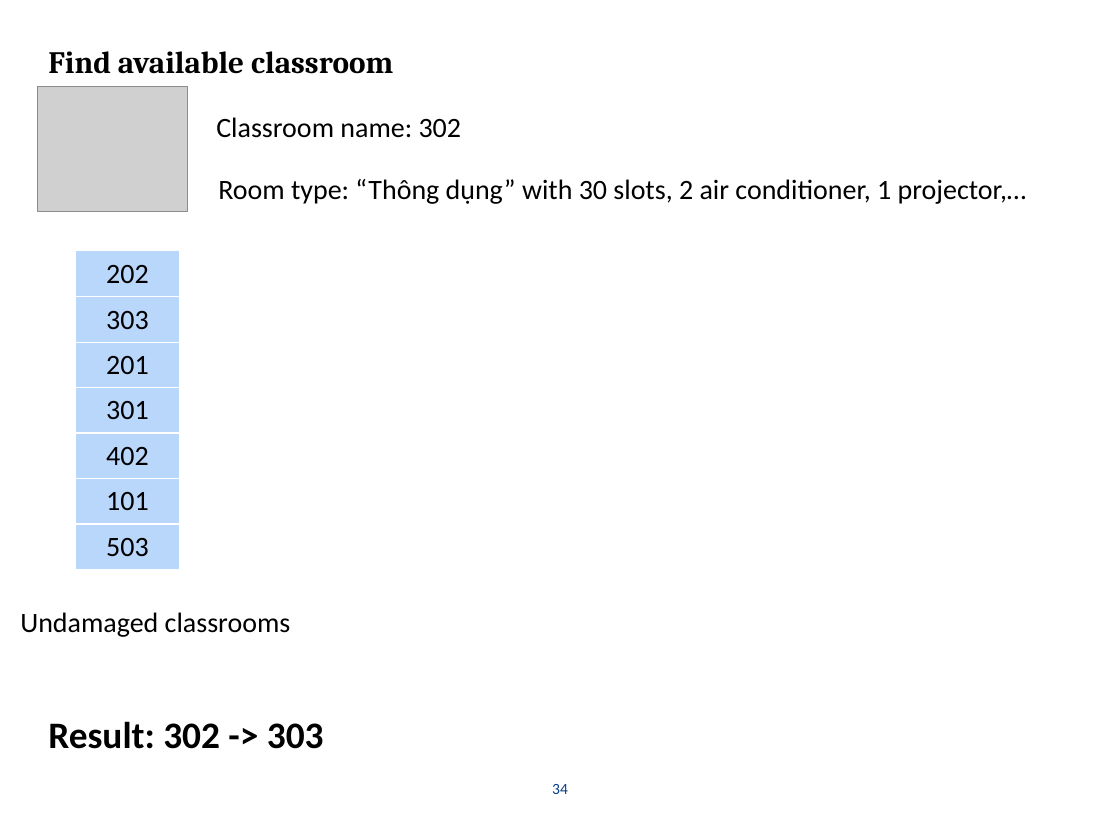
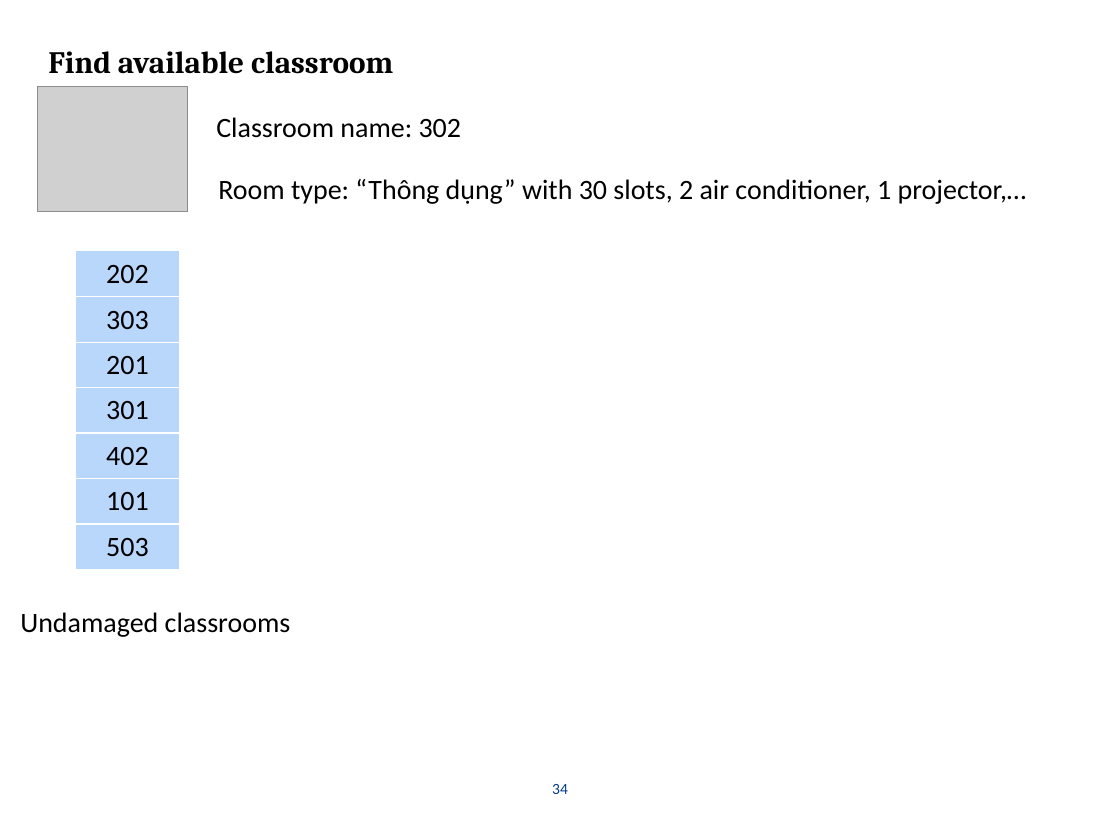
Before and after one commit to tranquang9a1/ECRM, a slide deck: slide 34 of Document/ECRM-Presentation v4.pptx. Drawn at 1120x840 pixels with LibreOffice and Linux fonts; fonts in the diff are those of the drawing; grey boxes stand for pictures. Boxes give left, top, right and bottom in pixels: in the first picture for what was removed or moved away, otherwise in the second. Text is boxed around its words. In the diff, an @@ line names an element or a change of style, - is before the commit and + after.

```diff
--- a/Document/ECRM-Presentation v4.pptx
+++ b/Document/ECRM-Presentation v4.pptx
@@ text removed at (48,721,324,749) @@
-Result: 302 -> 303
```
